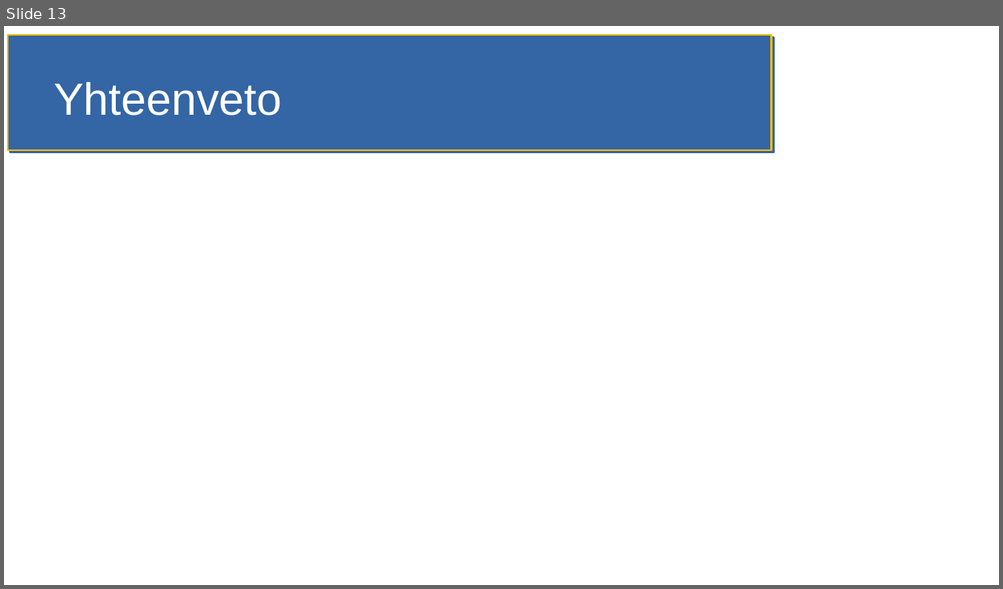
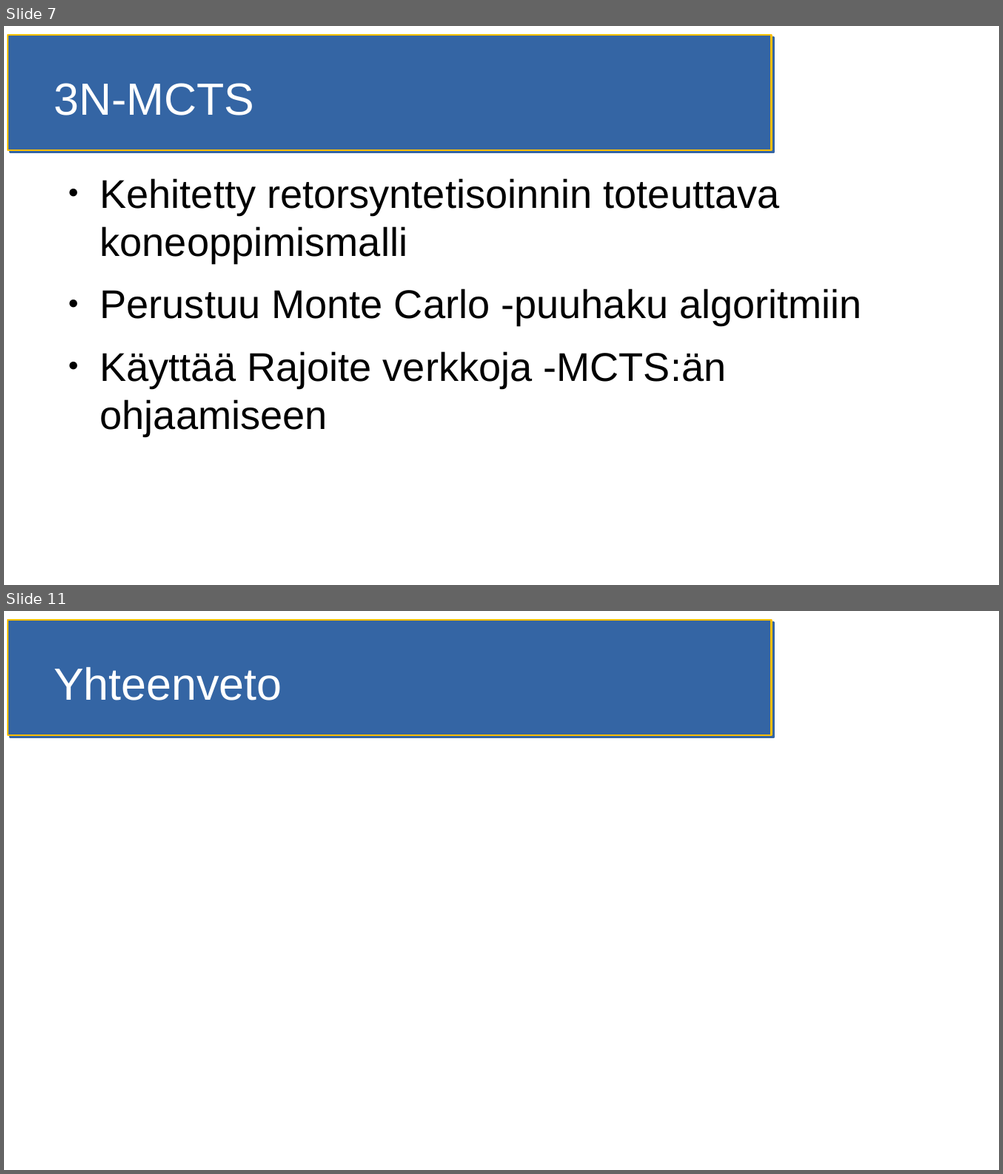
Before and after one commit to HegePI/kanditutkielma, a slide deck: esitelmä.odp. Shown one above the other, each under a label of ours: slide 13 before the commit, slides 7 and 11 after it; the slides between them are not shown. The pictures are 1003x589 and 1003x1174 pixels, drawn with LibreOffice and Linux fonts; fonts in the diff are those of the drawing. Boxes give left, top, right and bottom in pixels: in the first picture for what was removed or moved away, otherwise in the second. Text is boxed around its words. In the diff, an @@ line names an element or a change of style, - is before the commit and + after.

```diff
--- a/esitelmä.odp
+++ b/esitelmä.odp
@@ slide 7 added at bbox=[4, 26, 999, 585], background #FFFFFF; not listed: 1 template element that a slide beside it also shows @@
@@ title added at bbox=[54, 83, 254, 116], 36 pt, text #FFFFFF @@
+3N-MCTS
@@ text added at bbox=[100, 178, 862, 436], 32 pt, text #000000 @@
+● Kehitetty retorsyntetisoinnin toteuttava koneoppimismalli
+● Perustuu Monte Carlo -puuhaku algoritmiin
+● Käyttää Rajoite verkkoja -MCTS:än ohjaamiseen
@@ what was slide 13 is now slide 11 @@
```
Also in this commit, not shown: 3 slides changed, 6 other slides added, 9 slides removed, 5 other files.
